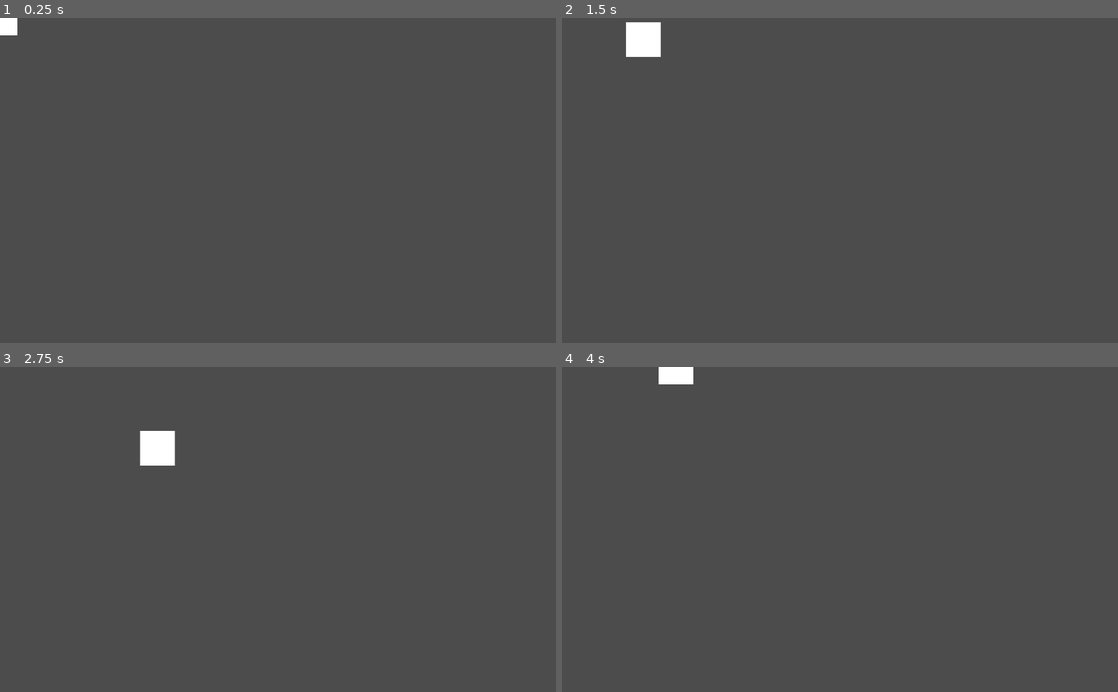
Above: before the commit, frames 1-4 (two rows, left to right).
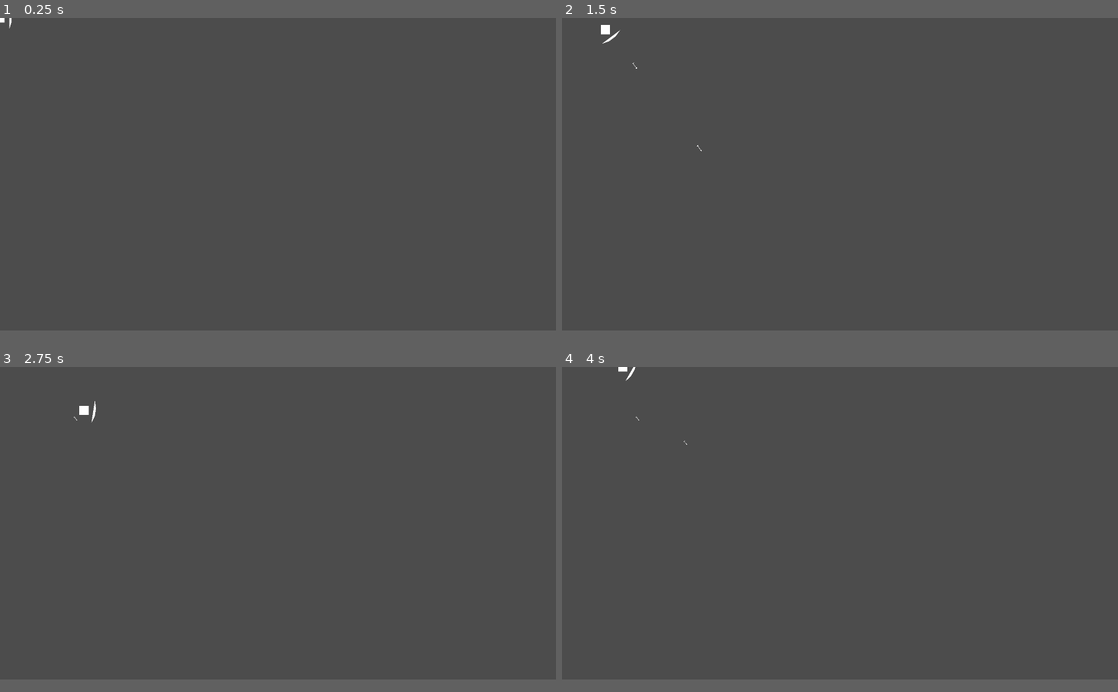
Above: after the commit, the same moments.

Repository: rdede/pffft
Game: Godot game, scene res://entities/player/player.tscn
The game is run twice, just before and just after one commit, with the same random seed, the same clock (stepped at 60 frames per second) and the same inputs. The project has no main scene, so this scene is started directly.
Inputs (mouse positions are in pixels of both pictures, inside the frame that each line leads up to):
- Up to frame 1 (0.25 s): no input
- Up to frame 2 (1.5 s): tap Enter at 0.5 s; move the mouse to (962, 164) at 0.52 s; press the mouse at (962, 164) at 0.53 s; hold D (Player_move_right) 0.53-1.28 s; move the mouse to (728, 196) at 1.27 s; release the mouse at (728, 196) at 1.28 s; hold S (Player_move_down) from 1.28 s (still down); click (728, 196) at 1.35 s
- Up to frame 3 (2.75 s): move the mouse to (333, 458) at 2.02 s; release S (Player_move_down) at 2.03 s; press the mouse at (333, 458) at 2.03 s; hold D (Player_move_right) from 2.03 s (still down)
- Up to frame 4 (4 s): move the mouse to (812, 594) at 2.77 s; release D (Player_move_right) at 2.78 s; release the mouse at (812, 594) at 2.78 s; hold Z (Player_move_up) 2.78-3.53 s; click (812, 594) at 2.85 s; move the mouse to (1006, 578) at 3.52 s; press the mouse at (1006, 578) at 3.53 s; hold Q (Player_move_left) from 3.53 s (still down)
In our replay, the window is 800x468 before the commit and 800x450 after it. These sizes can differ from the game's own. Grey fills any space a smaller window leaves; there, only what the larger window draws over its background counts as a difference.

The runs differ from the first frame. In frame 1, 0.2% of the frame differs, in the area x 0-4%, y 0-6%; in frame 2, 0.7%; in frame 3, 0.8%, in the area x 13-32%, y 10-31%; in frame 4, 0.4%.
Error before the commit: Invalid set index 'rotation' (on base: 'null instance') with value of type 'float'. (res://entities/player/player.gd:32)

Commit message:
Added Weapon basic class

Diff:
--- a/entities/player/player.gd
+++ b/entities/player/player.gd
@@ -6,7 +6,7 @@
 export(int) var damage := 10
 export(float) var attack_cooldown_modifier := 0.0
 
-onready var weapon := $HandSpritePlaceholder
+onready var weapon := $Weapon
 onready var attack_animation := $HandSpritePlaceholder/AttackAnimation
 
 signal attack
@@ -29,7 +29,7 @@
 
 func _unhandled_input(event: InputEvent) -> void:
 	if event is InputEventMouse:
-		weapon.rotation = get_local_mouse_position().angle() + deg2rad(90)
+		weapon.rotation = get_local_mouse_position().angle()
 
 
 func _on_HitBox_body_entered(body: Node) -> void:
--- a/entities/player/player.tscn
+++ b/entities/player/player.tscn
@@ -1,12 +1,13 @@
-[gd_scene load_steps=4 format=2]
+[gd_scene load_steps=5 format=2]
 
 [ext_resource path="res://entities/player/player.gd" type="Script" id=1]
+[ext_resource path="res://weapons/simple_bow/simple_bow.tscn" type="PackedScene" id=2]
 
 [sub_resource type="RectangleShape2D" id=1]
-extents = Vector2( 32, 8 )
+extents = Vector2( 16, 8 )
 
 [sub_resource type="RectangleShape2D" id=2]
-extents = Vector2( 32, 32 )
+extents = Vector2( 16, 16 )
 
 [node name="Player " type="KinematicBody2D"]
 collision_mask = 0
@@ -14,14 +15,19 @@
 
 [node name="BodySpritePlaceholder" type="Polygon2D" parent="."]
 position = Vector2( -32, -32 )
-polygon = PoolVector2Array( 0, 0, 64, 0, 64, 64, 0, 64 )
+polygon = PoolVector2Array( 16, 16, 48, 16, 48, 48, 16, 48 )
 
 [node name="FootCollider" type="CollisionShape2D" parent="."]
-position = Vector2( 0, 24 )
+position = Vector2( 0, 8 )
 shape = SubResource( 1 )
 
 [node name="HitBox" type="Area2D" parent="."]
 
 [node name="CollisionShape2D" type="CollisionShape2D" parent="HitBox"]
 shape = SubResource( 2 )
+
+[node name="Weapon" type="Node2D" parent="."]
+
+[node name="SimpleBow" parent="Weapon" instance=ExtResource( 2 )]
+position = Vector2( 32, 0 )
 [connection signal="body_entered" from="HitBox" to="." method="_on_HitBox_body_entered"]
--- a/project.godot
+++ b/project.godot
@@ -8,15 +8,29 @@
 
 config_version=4
 
-_global_script_classes=[  ]
+_global_script_classes=[ {
+"base": "Node",
+"class": "Weapon",
+"language": "GDScript",
+"path": "res://weapons/weapon.gd"
+} ]
 _global_script_class_icons={
-
+"Weapon": ""
 }
 
 [application]
 
 config/name="Pffft - Project"
 config/icon="res://icon.png"
+
+[display]
+
+window/size/width=1920
+window/size/height=1080
+window/size/test_width=1280
+window/size/test_height=720
+window/stretch/mode="viewport"
+window/stretch/aspect="keep"
 
 [input]
 
--- /dev/null
+++ b/weapons/projectil/projectil.gd
@@ -0,0 +1,44 @@
+extends Area2D
+
+var damage : int
+var speed : float
+var processed_speed := 1.0
+var acceleration_percentage : float
+var max_travel_time : float
+
+onready var timer := $Timer
+
+func _ready() -> void:
+	self.set_physics_process(false)
+
+func _physics_process(delta: float) -> void:
+	position += transform.x * processed_speed * delta
+	var timer_left_percentage : float = 1.0 - (timer.time_left / max_travel_time)
+	acceleration_percentage = ((-1.0 * sqrt(timer_left_percentage)) + (0 * timer_left_percentage) + 1.0)
+	processed_speed = speed * acceleration_percentage
+
+	# Stop the arrow if it's speed is low
+	if processed_speed <= speed * 0.25:
+		hit_ground()
+
+func setup(damage: int, speed: float, power_percentage: float, max_travel_time := 1.5) -> void:
+	self.damage = damage
+	self.speed = speed
+	self.max_travel_time = max_travel_time * power_percentage
+	# Parabolic function were x => [0,1] return y [0,1] (% of speed)
+	# x is initialized at 0 to simulate max acceleration of the projectil
+	# juste after shooting.
+	acceleration_percentage = (sqrt(-1*0) + (0*0) + 1.0) * 100
+
+
+	timer.wait_time = self.max_travel_time
+	self.set_physics_process(true)
+	timer.start()
+
+
+func _on_Timer_timeout() -> void:
+	hit_ground()
+
+func hit_ground() -> void:
+	self.set_physics_process(false)
+	self.scale.x = 0.7
--- /dev/null
+++ b/weapons/projectil/projectil.tscn
@@ -0,0 +1,21 @@
+[gd_scene load_steps=3 format=2]
+
+[ext_resource path="res://weapons/projectil/projectil.gd" type="Script" id=1]
+
+[sub_resource type="RectangleShape2D" id=1]
+extents = Vector2( 12, 4 )
+
+[node name="Projectil" type="Area2D"]
+script = ExtResource( 1 )
+
+[node name="Polygon2D" type="Polygon2D" parent="."]
+position = Vector2( 0, -4 )
+polygon = PoolVector2Array( 0, 0, 1.751, 3.33989, 19.2067, 3.62869, 19.1052, 0.734775, 23.9844, 3.92389, 24, 3.92389, 19.3071, 7.29729, 19.2771, 4.68219, 1.79272, 4.67473, 0, 8 )
+
+[node name="HitBox" type="CollisionShape2D" parent="."]
+position = Vector2( 12, 0 )
+shape = SubResource( 1 )
+
+[node name="Timer" type="Timer" parent="."]
+wait_time = 4.0
+[connection signal="timeout" from="Timer" to="." method="_on_Timer_timeout"]
--- /dev/null
+++ b/weapons/simple_bow/simple_bow.gd
@@ -0,0 +1,15 @@
+extends Weapon
+
+
+onready var muzzle := $Body/Muzzle
+func _ready() -> void:
+	pass
+
+func _init() -> void:
+	speed = 3500.0
+
+func fire(power_percentage: float) -> void:
+	var projectil = projectil_path.instance()
+	owner.get_parent().add_child(projectil)
+	projectil.transform = muzzle.global_transform
+	projectil.setup(damage, speed, power_percentage)
--- /dev/null
+++ b/weapons/simple_bow/simple_bow.tscn
@@ -0,0 +1,18 @@
+[gd_scene load_steps=2 format=2]
+
+[ext_resource path="res://weapons/simple_bow/simple_bow.gd" type="Script" id=1]
+
+[node name="SimpleBow" type="Node2D"]
+script = ExtResource( 1 )
+
+[node name="Body" type="Polygon2D" parent="."]
+scale = Vector2( 1, 3.33333 )
+offset = Vector2( 16, 12 )
+polygon = PoolVector2Array( -16, -24, -16, 0, -8, -8, -8, -16 )
+
+[node name="Muzzle" type="Position2D" parent="Body"]
+position = Vector2( 8, 0 )
+scale = Vector2( 1, 0.3 )
+__meta__ = {
+"_gizmo_extents_": 0.0
+}
--- /dev/null
+++ b/weapons/weapon.gd
@@ -0,0 +1,38 @@
+extends Node
+
+class_name Weapon
+
+var damage := 10
+var speed := 200.0
+var sprite_path : String
+var power_steps := 4
+
+var hold_time := 0.0
+var hold_time_per_power_steps := 0.1
+
+onready var projectil_path = load("res://weapons/projectil/projectil.tscn")
+
+func _ready() -> void:
+	# Assert take a condition and a string. If the condition is true, an error is thrown with the string
+
+	assert(hold_time_per_power_steps > 0.0, "hold_time_per_power_steps cannot be less or equal to 0.0 second.")
+	assert(power_steps > 0, "power_step cannot be less or equal to 0.")
+
+	# Uncomment whene weapon sprite are implemented
+	#
+	#assert(sprite_path == null, "Weapon sprite must be provided.")
+
+func _physics_process(delta: float) -> void:
+
+	# Check if player is charging the attack
+	if Input.is_action_pressed("Player_attack"):
+		hold_time += delta
+
+func _input(event: InputEvent) -> void:
+	#Throw whene the player releases the charging button
+	if event.is_action_released("Player_attack"):
+		fire(clamp(floor(hold_time / hold_time_per_power_steps), 0.3, power_steps) / power_steps)
+		hold_time = 0.0
+
+func fire(power_percentage: float) -> void:
+	pass
